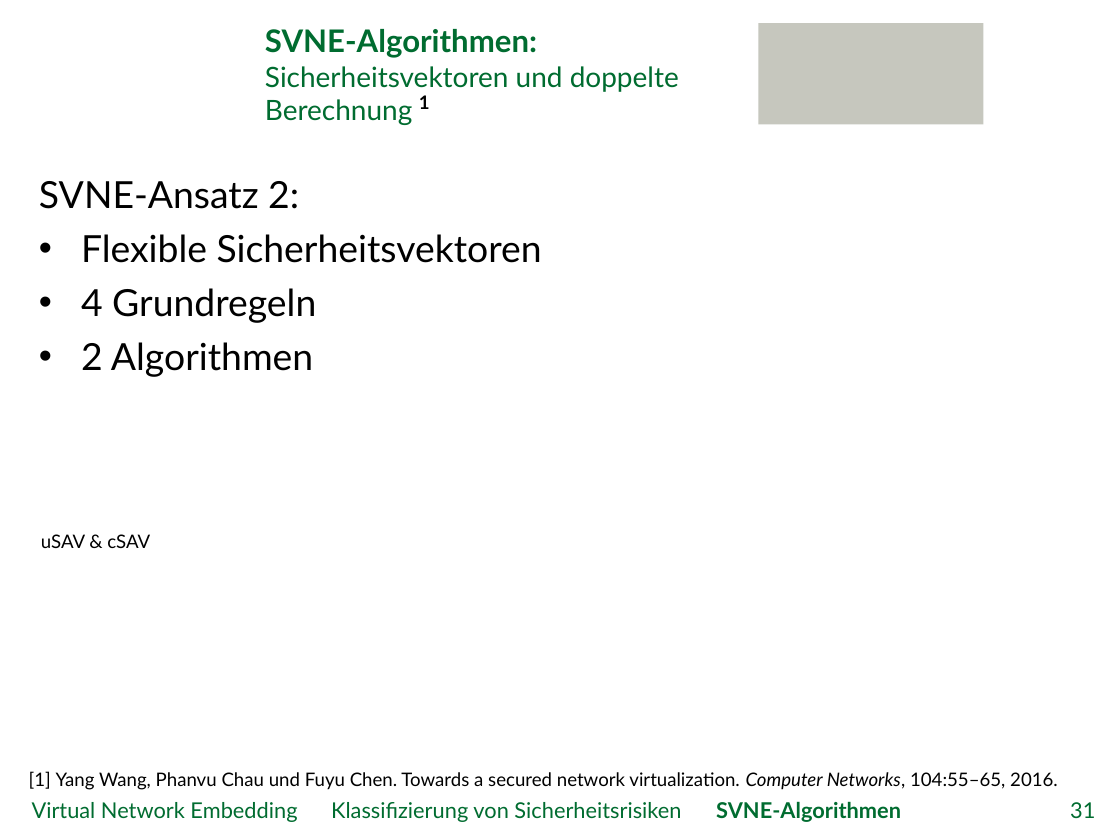
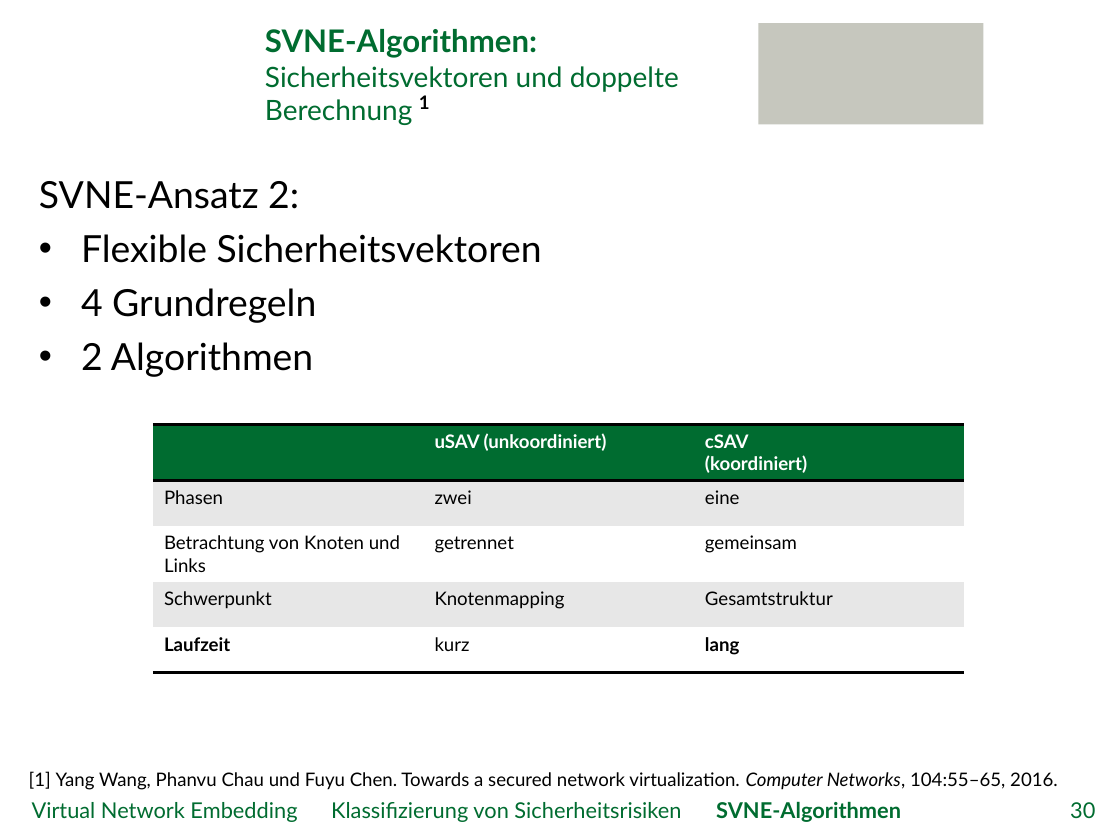
Before and after one commit to GeGroe/timvs, a slide deck: slide 30 of Referat/PowerPoint/TimvS_SVNE.pptx (slide 31 before the commit). Drawn at 1120x840 pixels with LibreOffice and Linux fonts; fonts in the diff are those of the drawing; background and template pictures are left out. Boxes give left, top, right and bottom in pixels: in the first picture for what was removed or moved away, otherwise in the second. Text is boxed around its words. In the diff, an @@ line names an element or a change of style, - is before the commit and + after.

Commit message:
SVNE-Ansatz2 Abbildungen

```diff
--- a/Referat/PowerPoint/TimvS_SVNE.pptx
+++ b/Referat/PowerPoint/TimvS_SVNE.pptx
@@ table added at <box>152,424,962,718</box>, 5 rows, 3 columns @@
+ | uSAV (unkoordiniert) | cSAV (koordiniert)
+Phasen | zwei | eine
+Betrachtung von Knoten und Links | getrennet | gemeinsam
+Schwerpunkt | Knotenmapping | Gesamtstruktur
+Laufzeit | kurz | lang
@@ text removed at <box>41,534,150,548</box> @@
-uSAV & cSAV
@@ page number at <box>1070,802,1095,818</box>: text changed @@
-31
+30
```
Also in this commit, not shown: 1 other slide changed, 1 slide removed.
